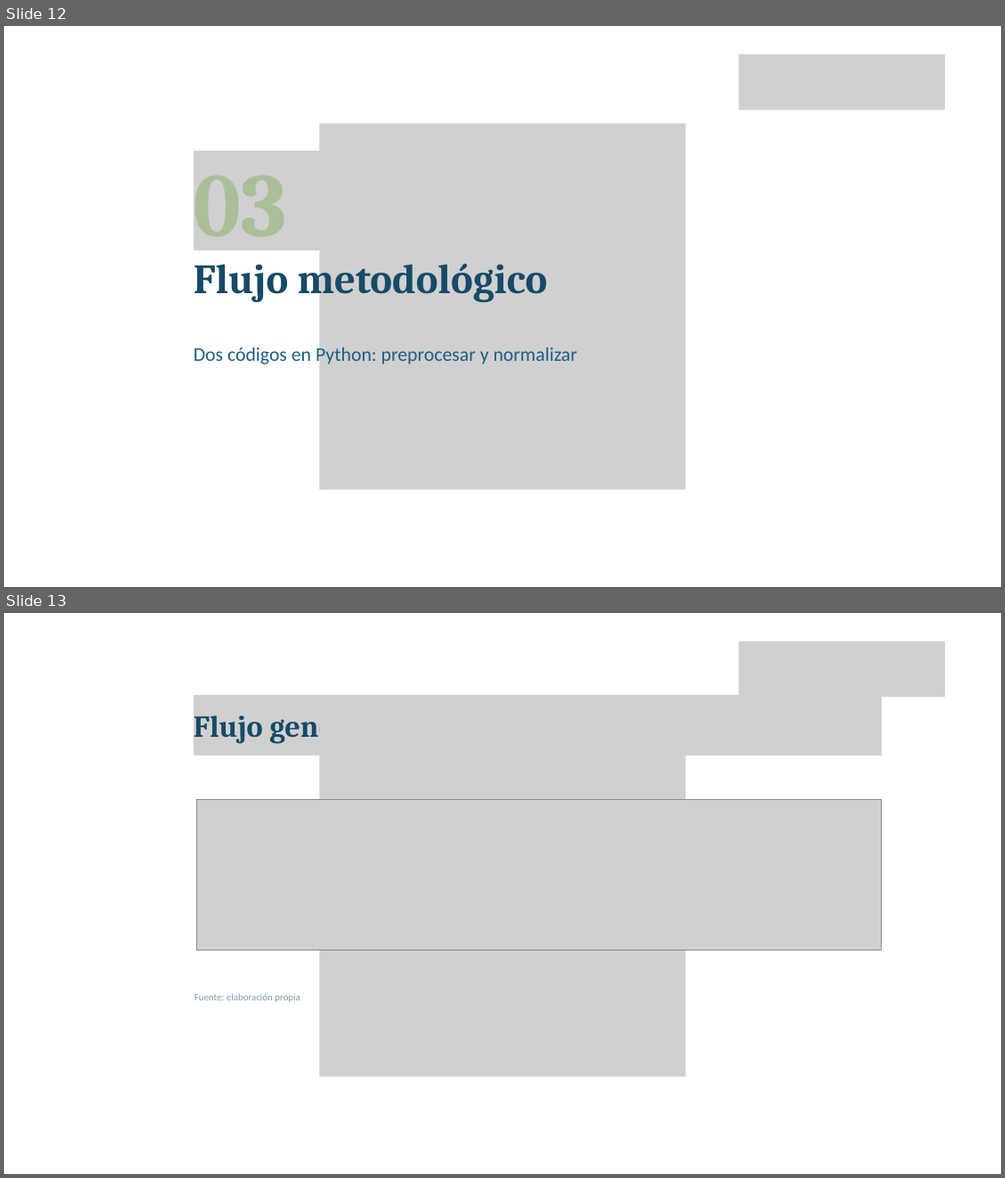
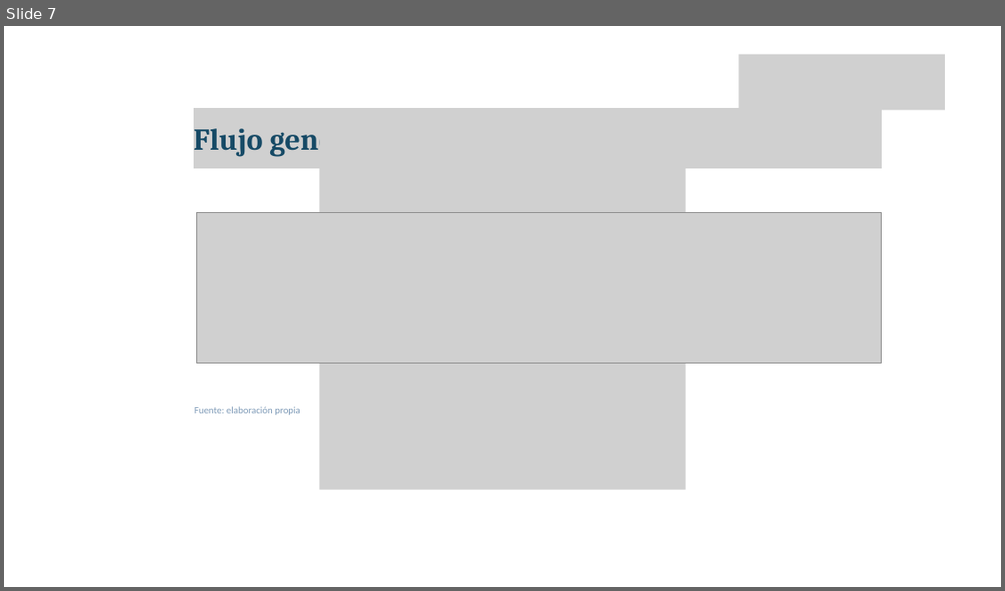
Before and after one commit to AlexandraUD/Ortomosaico, a slide deck: Ponencia_Ortomosaicos_SAR.pptx. Shown one above the other, each under a label of ours: slides 12 and 13 before the commit, slide 7 after it. The pictures are 1005x1178 and 1005x591 pixels, drawn with LibreOffice and Linux fonts; fonts in the diff are those of the drawing; grey boxes stand for pictures; background and template pictures are left out. Boxes give left, top, right and bottom in pixels: in the first picture for what was removed or moved away, otherwise in the second. Text is boxed around its words. In the diff, an @@ line names an element or a change of style, - is before the commit and + after.

```diff
--- a/Ponencia_Ortomosaicos_SAR.pptx
+++ b/Ponencia_Ortomosaicos_SAR.pptx
@@ slide 12 removed at <box>4,26,1001,587</box>, background picture (left out) @@
@@ picture removed at <box>738,54,945,110</box> @@
@@ picture removed at <box>319,123,686,490</box> @@
@@ picture removed at <box>194,151,443,250</box> @@
@@ text removed at <box>194,176,287,255</box> @@
-03
@@ text removed at <box>194,256,548,303</box> @@
-Flujo metodológico
@@ text removed at <box>194,344,577,366</box> @@
-Dos códigos en Python: preprocesar y normalizar
@@ what was slide 13 is now slide 7 @@
```
Also in this commit, not shown: 10 slides changed, 1 slide added, 14 other slides removed, 5 other files.
